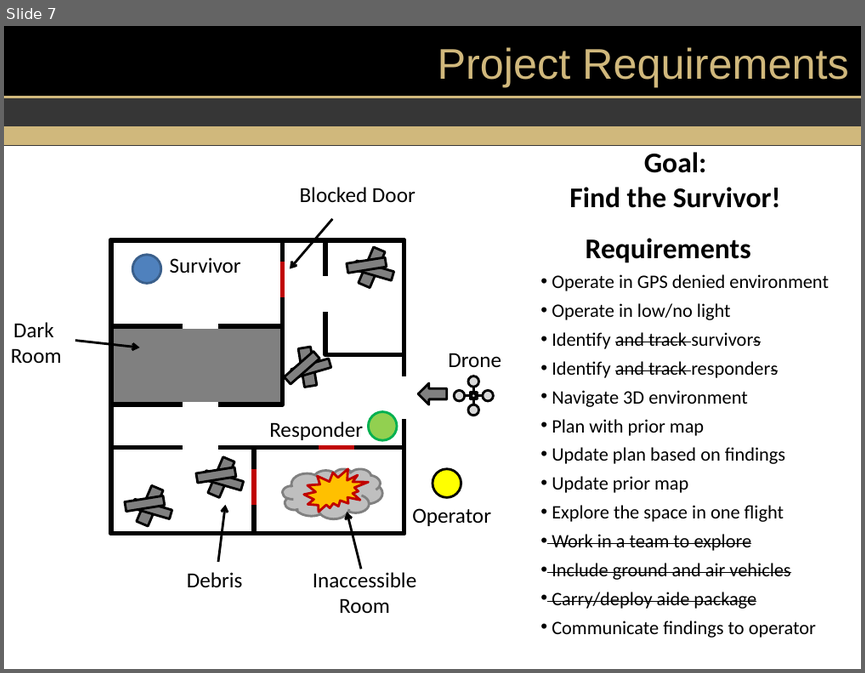
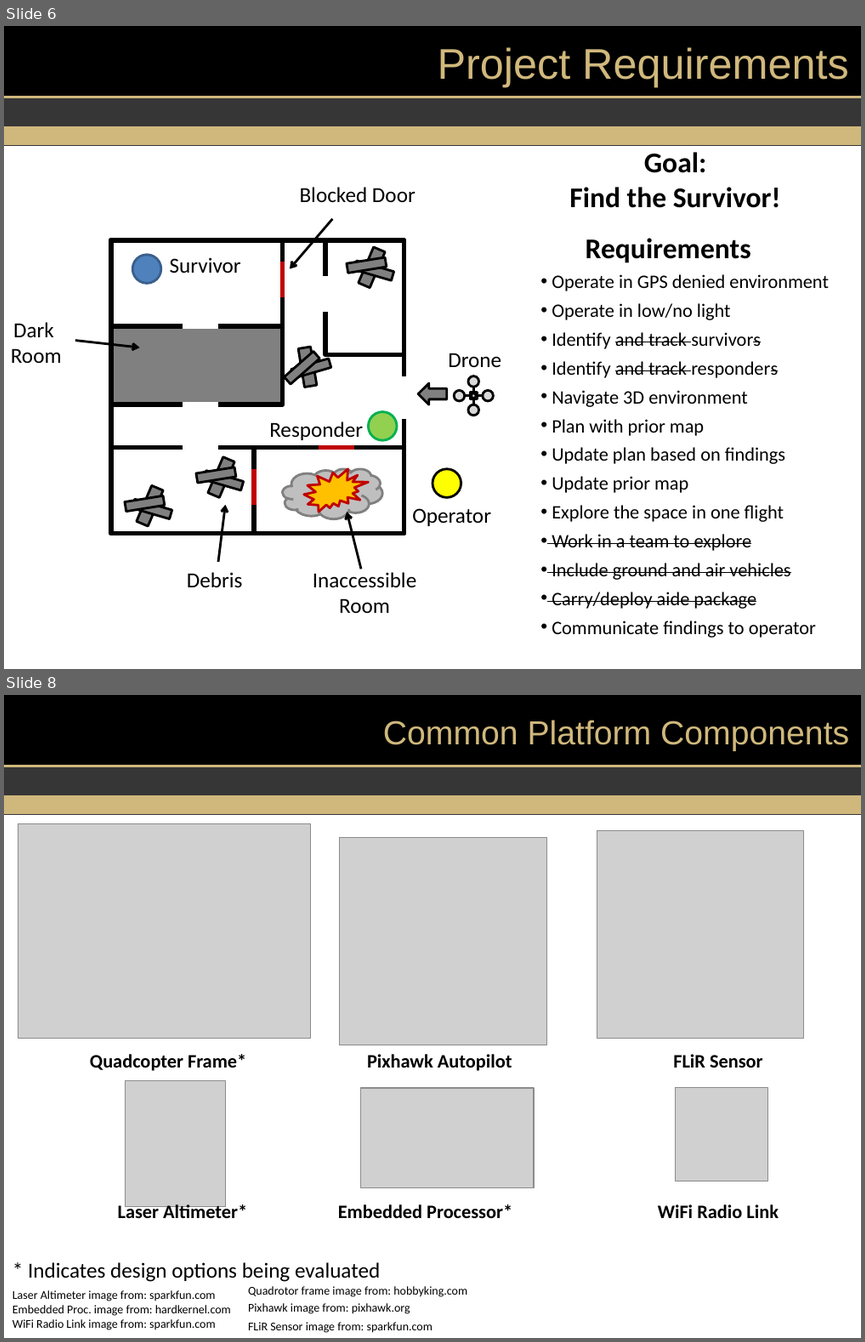
Before and after one commit to dtbinh/FlyNet, a slide deck: Presentations/GP_6_min.pptx. Shown one above the other, each under a label of ours: slide 7 before the commit, slides 6 and 8 after it; the slides between them are not shown. The pictures are 865x673 and 865x1342 pixels, drawn with LibreOffice and Linux fonts; fonts in the diff are those of the drawing; grey boxes stand for pictures; background and template pictures are left out. Boxes give left, top, right and bottom in pixels: in the first picture for what was removed or moved away, otherwise in the second. Text is boxed around its words. In the diff, an @@ line names an element or a change of style, - is before the commit and + after.

```diff
--- a/Presentations/GP_6_min.pptx
+++ b/Presentations/GP_6_min.pptx
@@ slide 8 added at box(4, 695, 861, 1338), background #FFFFFF; not listed: 5 template elements that a slide beside it also shows @@
@@ title added at box(383, 720, 849, 751), 28 pt, text #D0B87C @@
+Common Platform Components
@@ picture added at box(18, 823, 311, 1038) @@
@@ picture added at box(340, 838, 547, 1045) @@
@@ picture added at box(597, 830, 804, 1038) @@
@@ text added at box(90, 1054, 246, 1071), 16 pt, text #000000, bold @@
+Quadcopter Frame*
@@ text added at box(367, 1054, 512, 1071), 16 pt, text #000000, bold @@
+Pixhawk Autopilot
@@ text added at box(673, 1054, 763, 1067), 16 pt, text #000000, bold @@
+FLiR Sensor
@@ picture added at box(126, 1081, 226, 1207) @@
@@ picture added at box(361, 1088, 534, 1188) @@
@@ picture added at box(675, 1088, 767, 1180) @@
@@ text added at box(118, 1202, 247, 1218), 16 pt, text #000000, bold @@
+Laser Altimeter*
@@ text added at box(338, 1204, 512, 1218), 16 pt, text #000000, bold @@
+Embedded Processor*
@@ text added at box(658, 1204, 778, 1218), 16 pt, text #000000, bold @@
+WiFi Radio Link
@@ text added at box(28, 1262, 380, 1281), 18 pt, text #000000 @@
+* Indicates design options being evaluated
@@ text added at box(12, 1290, 215, 1301), 10 pt, text #000000 @@
+Laser Altimeter image from: sparkfun.com
@@ text added at box(12, 1304, 231, 1315), 10 pt, text #000000 @@
+Embedded Proc. image from: hardkernel.com
@@ text added at box(248, 1286, 467, 1297), 10 pt, text #000000 @@
+Quadrotor frame image from: hobbyking.com
@@ text added at box(248, 1303, 410, 1314), 10 pt, text #000000 @@
+Pixhawk image from: pixhawk.org
@@ text added at box(12, 1319, 215, 1330), 10 pt, text #000000 @@
+WiFi Radio Link image from: sparkfun.com
@@ text added at box(248, 1321, 432, 1333), 10 pt, text #000000 @@
+FLiR Sensor image from: sparkfun.com
@@ what was slide 7 is now slide 6 @@
```
Also in this commit, not shown: 1 slide changed, 7 other slides added, 3 slides removed, 1 other file.
